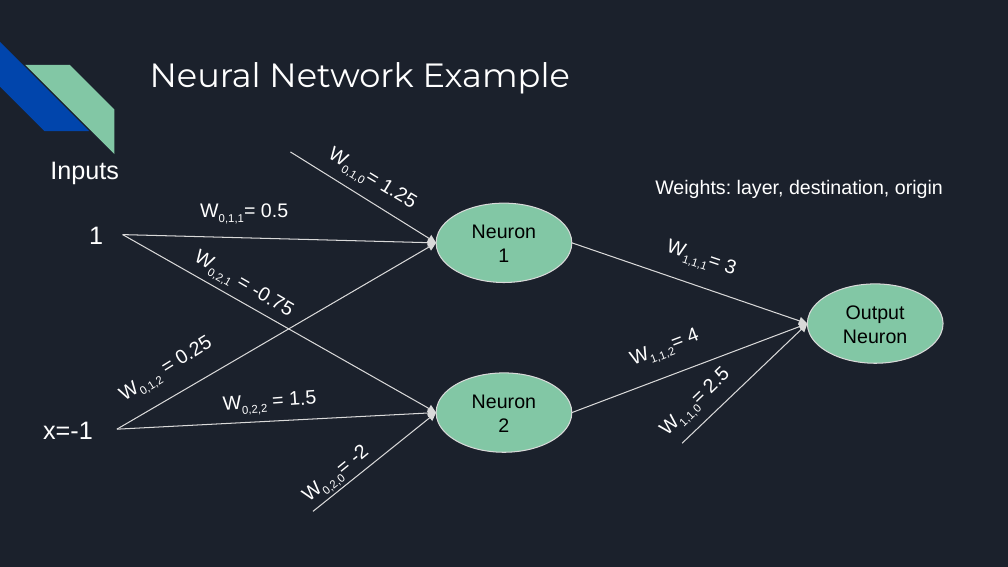
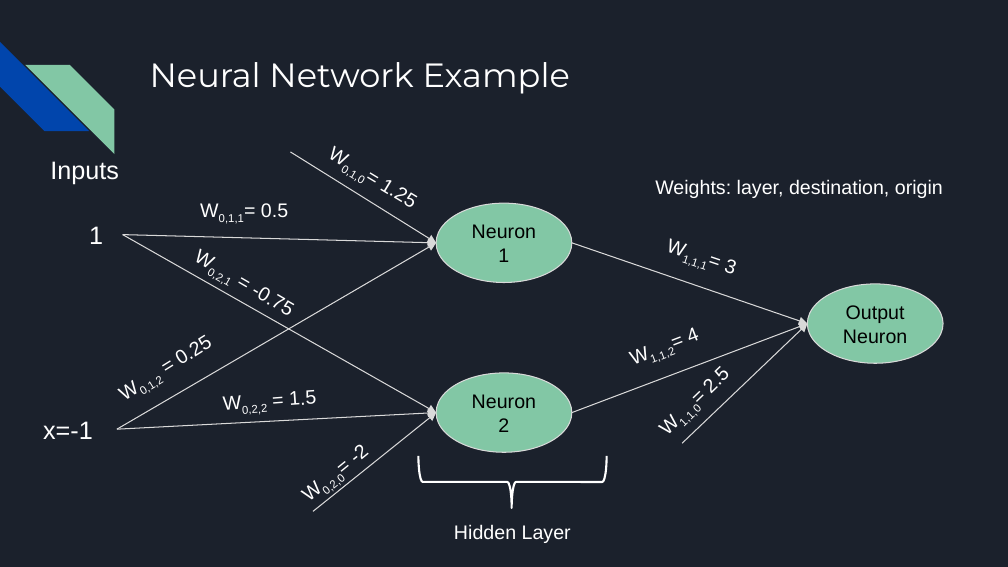
Before and after one commit to anna-porter/Reversi, a slide deck: slide 5 of Evolving a Reversi Player.pptx. Drawn at 1008x567 pixels with LibreOffice and Linux fonts; fonts in the diff are those of the drawing. Boxes give left, top, right and bottom in pixels: in the first picture for what was removed or moved away, otherwise in the second. Text is boxed around its words. In the diff, an @@ line names an element or a change of style, - is before the commit and + after.

```diff
--- a/Evolving a Reversi Player.pptx
+++ b/Evolving a Reversi Player.pptx
@@ right brace added at box(419, 456, 607, 509), outline #FFFFFF 1.5 pt @@
@@ text added at box(454, 524, 571, 543), 14 pt, text #FFFFFF @@
+Hidden Layer
```
Also in this commit, not shown: 8 other slides changed, 8 slides added, 2 slides removed.
